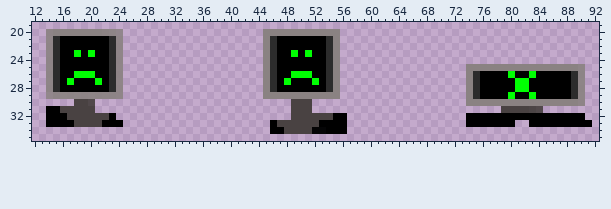
Edited in one commit: sprite sheet (app/src/main/res/drawable-v24/enemy1spritesheet.png). Above, as it was before the edit.
The file is 94x36 pixels. Pixels under 10% opacity are left out. Colours within 5 levels of each other are drawn and written as one. Shown: x 12..92, y 19..35.
After:
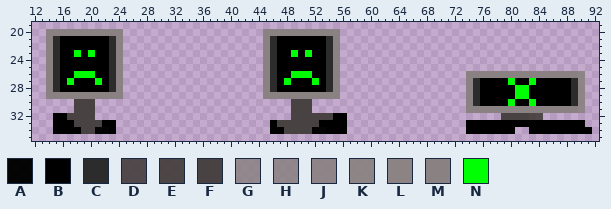
Palette (. is transparent): A #000000f8  B #000000  C #2c2c2c  D #494242ee  E #494242f7  F #494242  G #8a8282d7  H #8a8282de  J #8a8282e9  K #8a8282ef  L #8a8282f6  M #8a8282  N #00ff02
The exact change:
@@ x 12..92 @@
 19 .................................................................................
-20 ..JMMMMMMMLKG....................MMMMMMMMMMM.....................................
-21 ..JCBBBBBBBCJ....................MCBBBBBBBCM.....................................
-22 ..JCBBBBBBBCJ....................MCBBBBBBBCM.....................................
-23 ..JCBBNBNBBCJ....................MCBBNBNBBCM.....................................
-24 ..JCBBBBBBBCJ....................MCBBBBBBBCM.....................................
-25 ..KCBBBBBBBCJ....................MCBBBBBBBCM..................MMMMMMMMMMMMMMMMK..
-26 ..KCBBNNNBBCJ....................MCBBNNNBBCM..................MCBBBBNBBNBBBBBCK..
-27 ..KCBNBBBNBCJ....................MCBNBBBNBCM..................MCBBBBBNNBBBBBBCK..
-28 ..KCBBBBBBBCJ....................MCBBBBBBBCM..................MCBBBBBNNBBBBBBCK..
-29 ..HKKKKKKKKKJ....................MMMMMMMMMMM..................MCBBBBNBBNBBBBBCK..
-30 ......FFD............................FFF......................MMMMMMMMMMMMMMMMJ..
-31 ..BBFFFFF............................FFF...........................FFFFED........
-32 ..BBBFFFFFFB.........................FFFFFFBB.................BBBBBBBBBBBBBBBBB..
-33 ..BBBBFFFFBBB.....................BFFFFFFBBBB.................BBBBBBB..BBBBBBBBB.
-34 ..................................BBFFFFAABBB....................................
+20 ..MMMMMMMMMMM....................MMMMMMMMMMM.....................................
+21 ..MCBBBBBBBCM....................MCBBBBBBBCM.....................................
+22 ..MCBBBBBBBCM....................MCBBBBBBBCM.....................................
+23 ..MCBBNBNBBCM....................MCBBNBNBBCM.....................................
+24 ..MCBBBBBBBCM....................MCBBBBBBBCM.....................................
+25 ..MCBBBBBBBCM....................MCBBBBBBBCM.....................................
+26 ..MCBBNNNBBCM....................MCBBNNNBBCM..................MMMMMMMMMMMMMMMMK..
+27 ..MCBNBBBNBCM....................MCBNBBBNBCM..................MCBBBBNBBNBBBBBCK..
+28 ..MCBBBBBBBCM....................MCBBBBBBBCM..................MCBBBBBNNBBBBBBCK..
+29 ..MMMMMMMMMMM....................MMMMMMMMMMM..................MCBBBBBNNBBBBBBCK..
+30 ......FFF............................FFF......................MCBBBBNBBNBBBBBCK..
+31 ......FFF............................FFF......................MMMMMMMMMMMMMMMMJ..
+32 ...BBFFFF............................FFFFFFBB......................FFFFED........
+33 ...BBBFFFFBB......................BFFFFFFBBBB.................BBBBBBBBBBBBBBBBB..
+34 ...BBBBFFAAB......................BBFFFFAABBB.................BBBBBBB..BBBBBBBBB.
 35 .................................................................................
